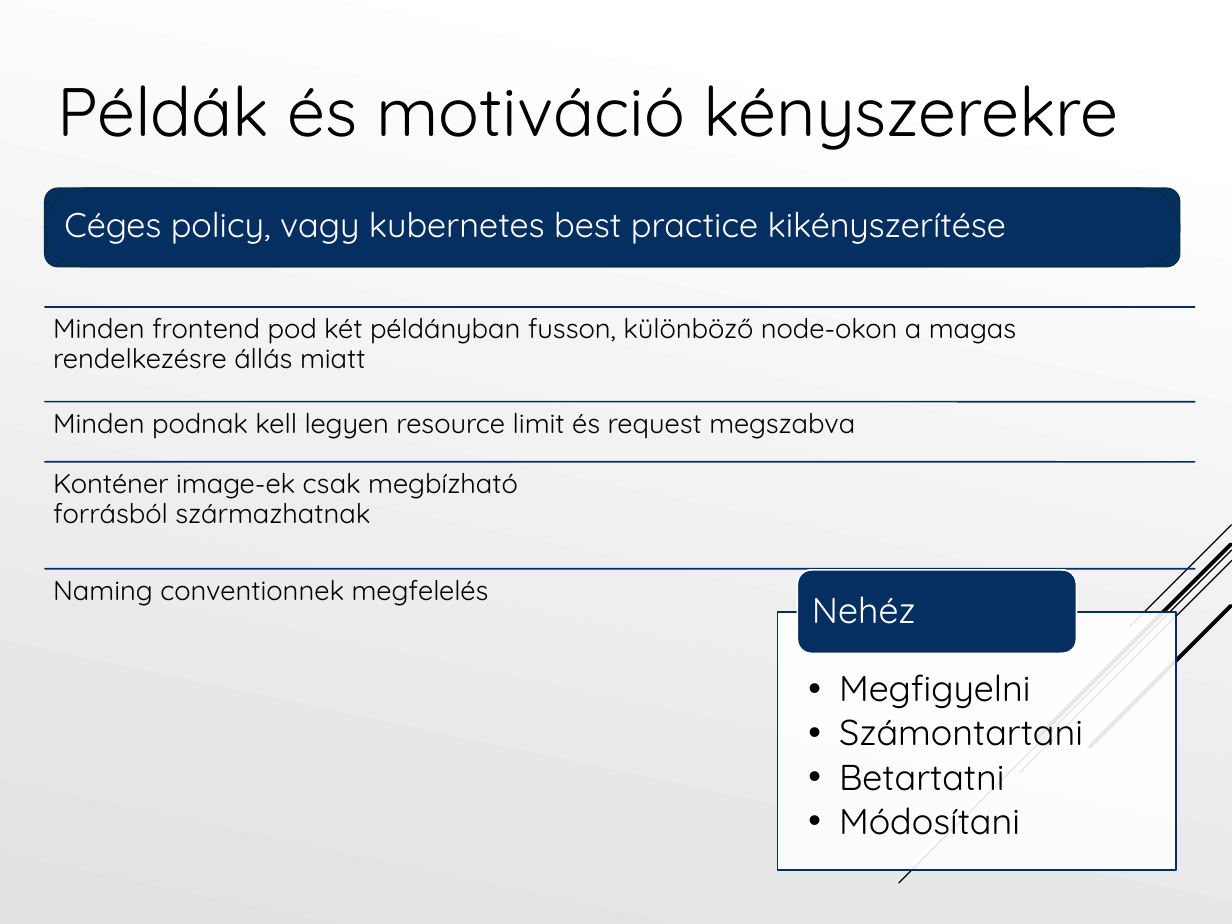
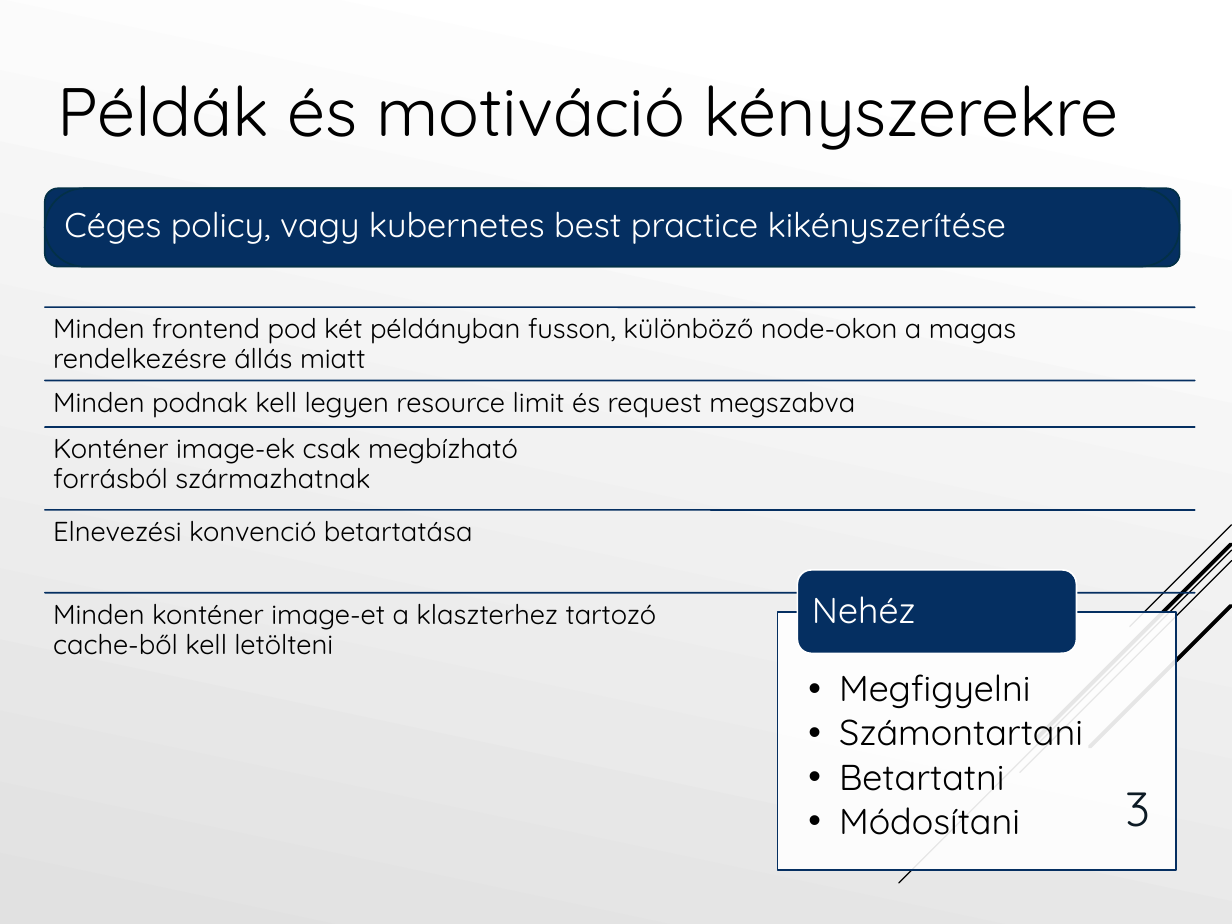
Before and after one commit to Tiegris/KonstrainR, a slide deck: slide 3 of ppt/prezi.pptx. Drawn at 1232x924 pixels with LibreOffice and Linux fonts; fonts in the diff are those of the drawing. Boxes give left, top, right and bottom in pixels: in the first picture for what was removed or moved away, otherwise in the second. Text is boxed around its words. In the diff, an @@ line names an element or a change of style, - is before the commit and + after.

```diff
--- a/ppt/prezi.pptx
+++ b/ppt/prezi.pptx
@@ text "Minden podnak kell legyen resource ...": place and size @@
-text "Minden podnak kell legyen resource ..." at (53,413,855,439)
+text "Minden podnak kell legyen resource ..." at (53,392,855,418)
@@ line moved from (44, 402) - (1195, 402) to (44, 381) - (1195, 381) @@
@@ text "Konténer image-ek csak megbízható forrásból ...": place and size @@
-text "Konténer image-ek csak megbízható forrásból ..." at (53,473,518,524)
+text "Konténer image-ek csak megbízható forrásból ..." at (53,438,518,489)
@@ line moved from (44, 462) - (1195, 462) to (44, 428) - (1195, 428) @@
@@ line added from (44, 510) to (1195, 510), #052F61 1 pt @@
@@ text added at (53,521,473,542), 16 pt, text #000000 @@
+Elnevezési konvenció betartatása
@@ line moved from (44, 569) - (1195, 569) to (44, 593) - (1195, 593) @@
@@ text removed at (53,580,489,606) @@
-Naming conventionnek megfelelés
@@ text added at (53,604,657,655), 16 pt, text #000000 @@
+Minden konténer image-et a klaszterhez tartozó
+cache-ből kell letölteni
@@ page number added at (1126,792,1151,827), 28 pt, text #0D1B25 @@
+3
```
Also in this commit, not shown: 15 other slides changed, 6 slides added, 2 slides removed.
